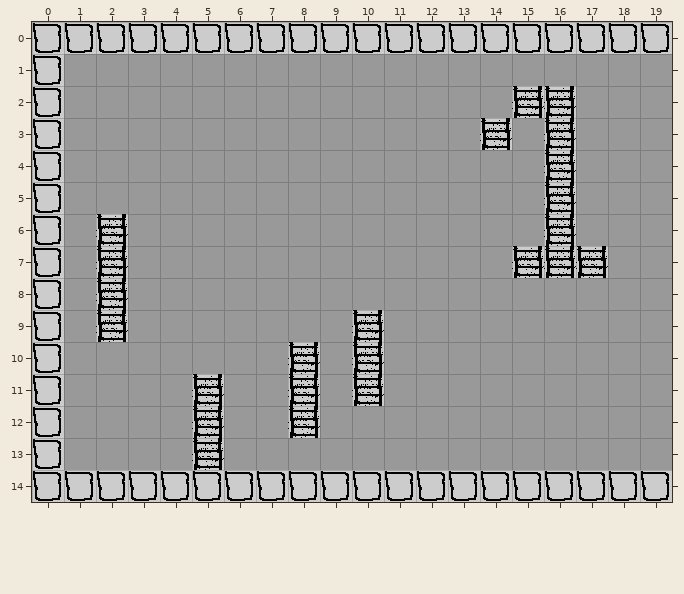
A Tiled map (JSON) gets an edit: assets/maps/test_1_1.tmj. This is how it looked before the edit.
Cells are 32x32 px. Shown: x 0..19, y 0..14.
The result:
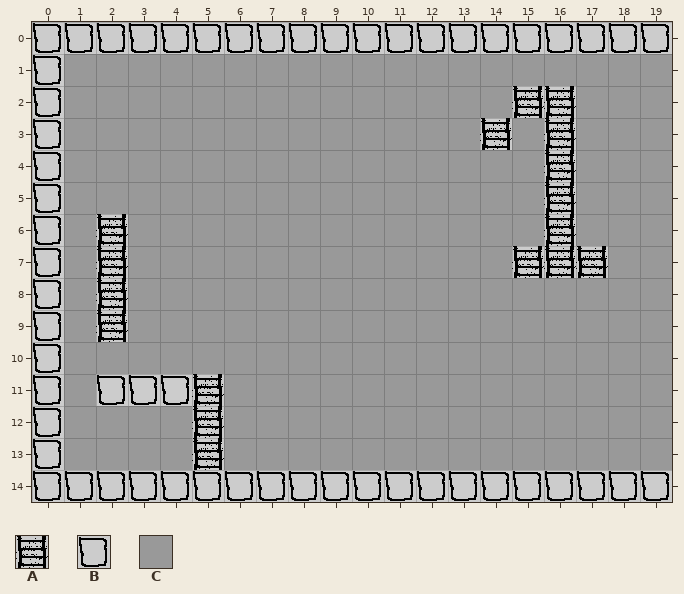
Key: from "test_tiles": A 1 "ladder", B 2 "solid", C 3 "air".
_ is an empty cell.
From the commit log: finished ladder functionality
The exact change:
{"where": "layer \"Tile Layer 1\""}
{"y":9,"x":10,"old":"A","new":"C"}
{"y":10,"x":8,"old":"A","new":"C"}
{"y":10,"x":10,"old":"A","new":"C"}
{"y":11,"x":2,"old":"CCC","new":"BBB"}
{"y":11,"x":8,"old":"A","new":"C"}
{"y":11,"x":10,"old":"A","new":"C"}
{"y":12,"x":8,"old":"A","new":"C"}
{"label":"changed","picture_box":[352,310,384,406]}
{"label":"changed","picture_box":[288,342,320,438]}
{"label":"changed","picture_box":[96,374,192,406]}
